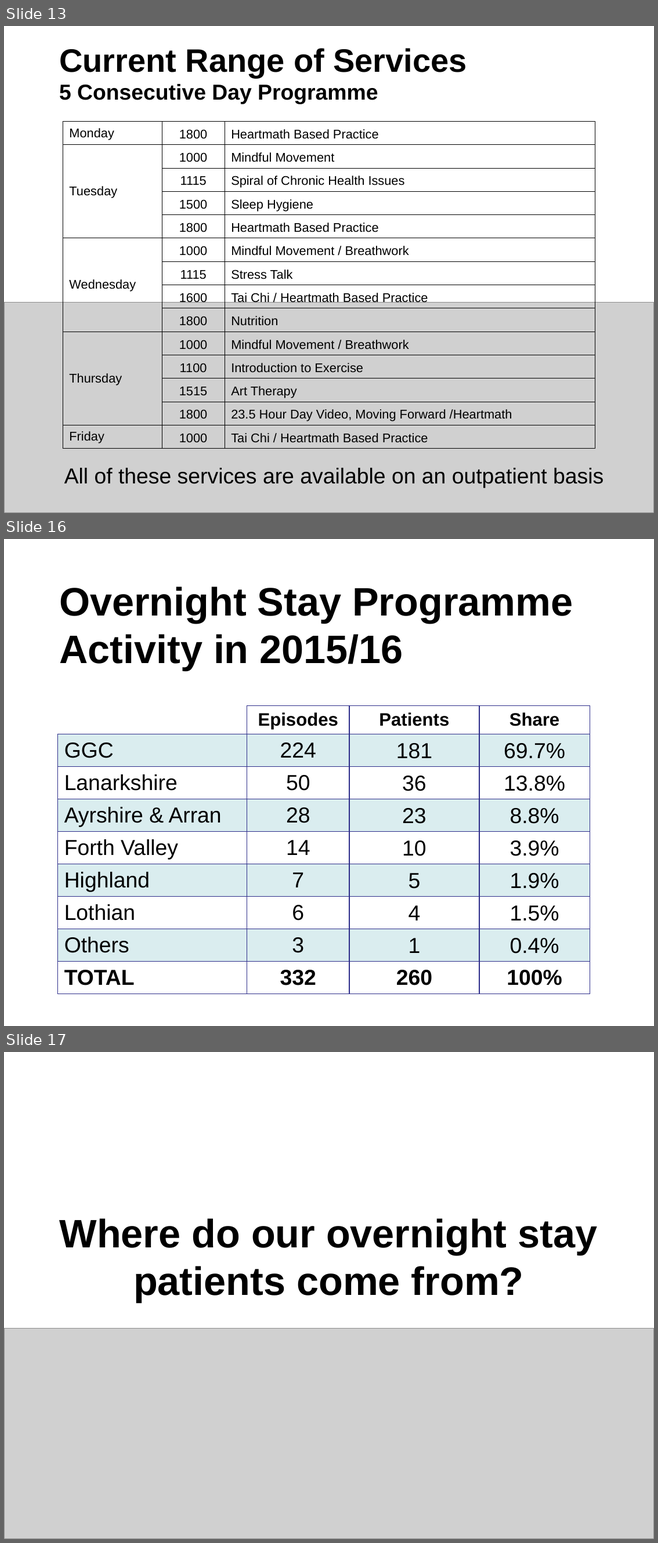
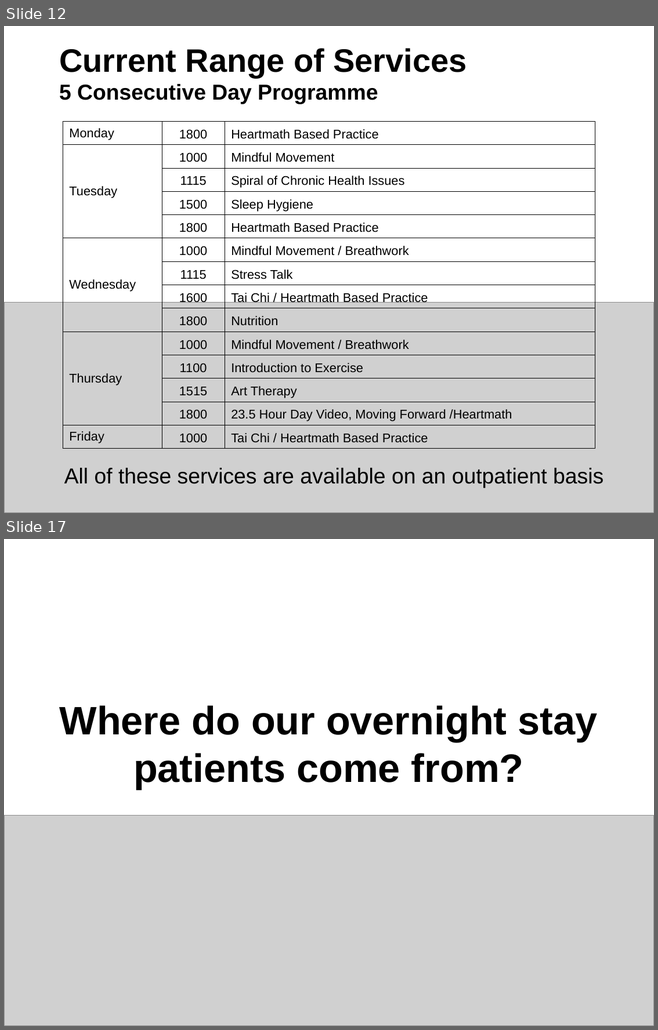
Before and after one commit to RMorton24/phs_group_project, a slide deck: Final Powerpoint presentation for 12.08.22.pptx. Shown one above the other, each under a label of ours: slides 13, 16 and 17 before the commit, slides 12 and 17 after it; the slides between them are not shown. The pictures are 658x1543 and 658x1030 pixels, drawn with LibreOffice and Linux fonts; fonts in the diff are those of the drawing; grey boxes stand for pictures. Boxes give left, top, right and bottom in pixels: in the first picture for what was removed or moved away, otherwise in the second. Text is boxed around its words. In the diff, an @@ line names an element or a change of style, - is before the commit and + after.

```diff
--- a/Final Powerpoint presentation for 12.08.22.pptx
+++ b/Final Powerpoint presentation for 12.08.22.pptx
@@ slide 16 removed at box(4, 539, 654, 1026), background #FFFFFF @@
@@ title removed at box(59, 587, 572, 670) @@
-Overnight Stay Programme
-Activity in 2015/16
@@ table removed at box(58, 706, 590, 994), 9 rows, 4 columns @@
- | Episodes | Patients | Share
-GGC | 224 | 181 | 69.7%
-Lanarkshire | 50 | 36 | 13.8%
-Ayrshire & Arran | 28 | 23 | 8.8%
-Forth Valley | 14 | 10 | 3.9%
-Highland | 7 | 5 | 1.9%
-Lothian | 6 | 4 | 1.5%
-Others | 3 | 1 | 0.4%
-TOTAL | 332 | 260 | 100%
@@ what was slide 13 is now slide 12 @@
```
Also in this commit, not shown: 1 slide changed, 2 slides added, 11 other slides removed, 1 other file.
